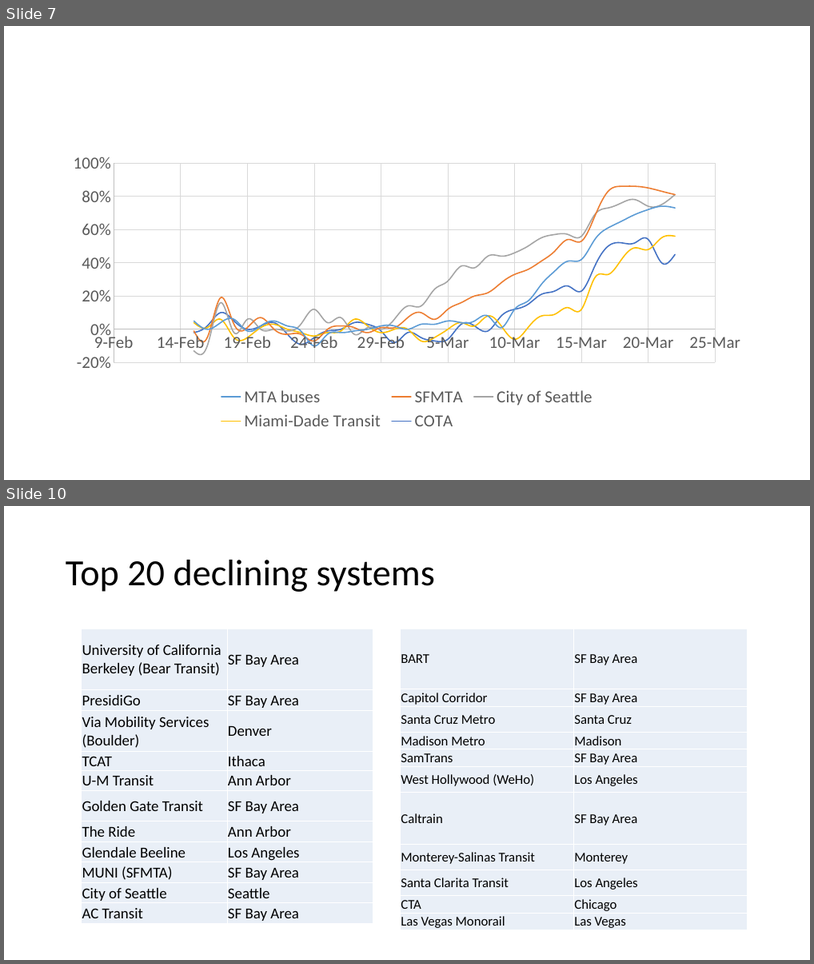
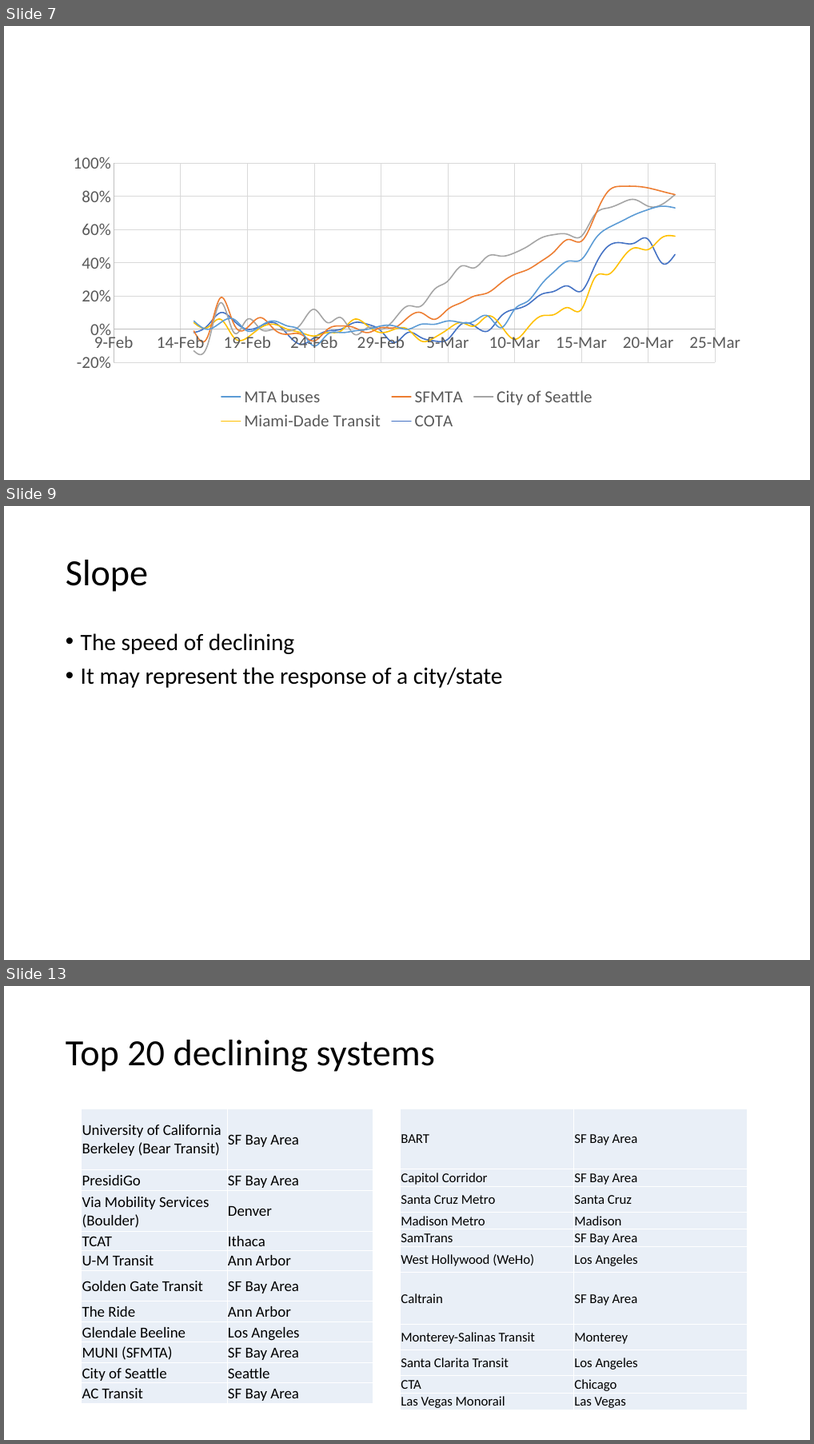
Before and after one commit to luyuliu/COVID-Transit-Demand, a slide deck: doc/pre_results.pptx. Shown one above the other, each under a label of ours: slides 7 and 10 before the commit, slides 7, 9 and 13 after it; the slides between them are not shown. The pictures are 814x964 and 814x1444 pixels, drawn with LibreOffice and Linux fonts; fonts in the diff are those of the drawing. Boxes give left, top, right and bottom in pixels: in the first picture for what was removed or moved away, otherwise in the second. Text is boxed around its words. In the diff, an @@ line names an element or a change of style, - is before the commit and + after.

```diff
--- a/doc/pre_results.pptx
+++ b/doc/pre_results.pptx
@@ slide 9 added at box(4, 506, 810, 960), background #FFFFFF @@
@@ title added at box(66, 560, 148, 592), 44 pt, text #000000 @@
+Slope
@@ text added at box(81, 633, 503, 688), 28 pt, text #000000 @@
+• The speed of declining
+• It may represent the response of a city/state
@@ what was slide 10 is now slide 13 @@
```
Also in this commit, not shown: 7 slides changed, 4 other slides added, 1 slide removed.
